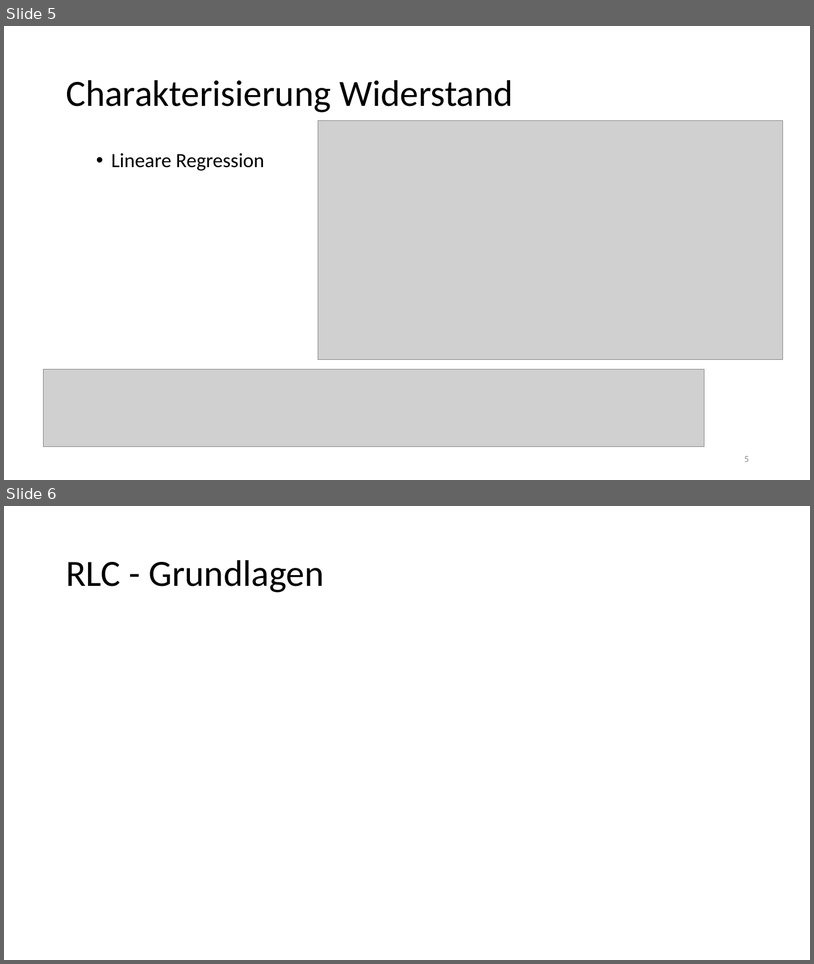
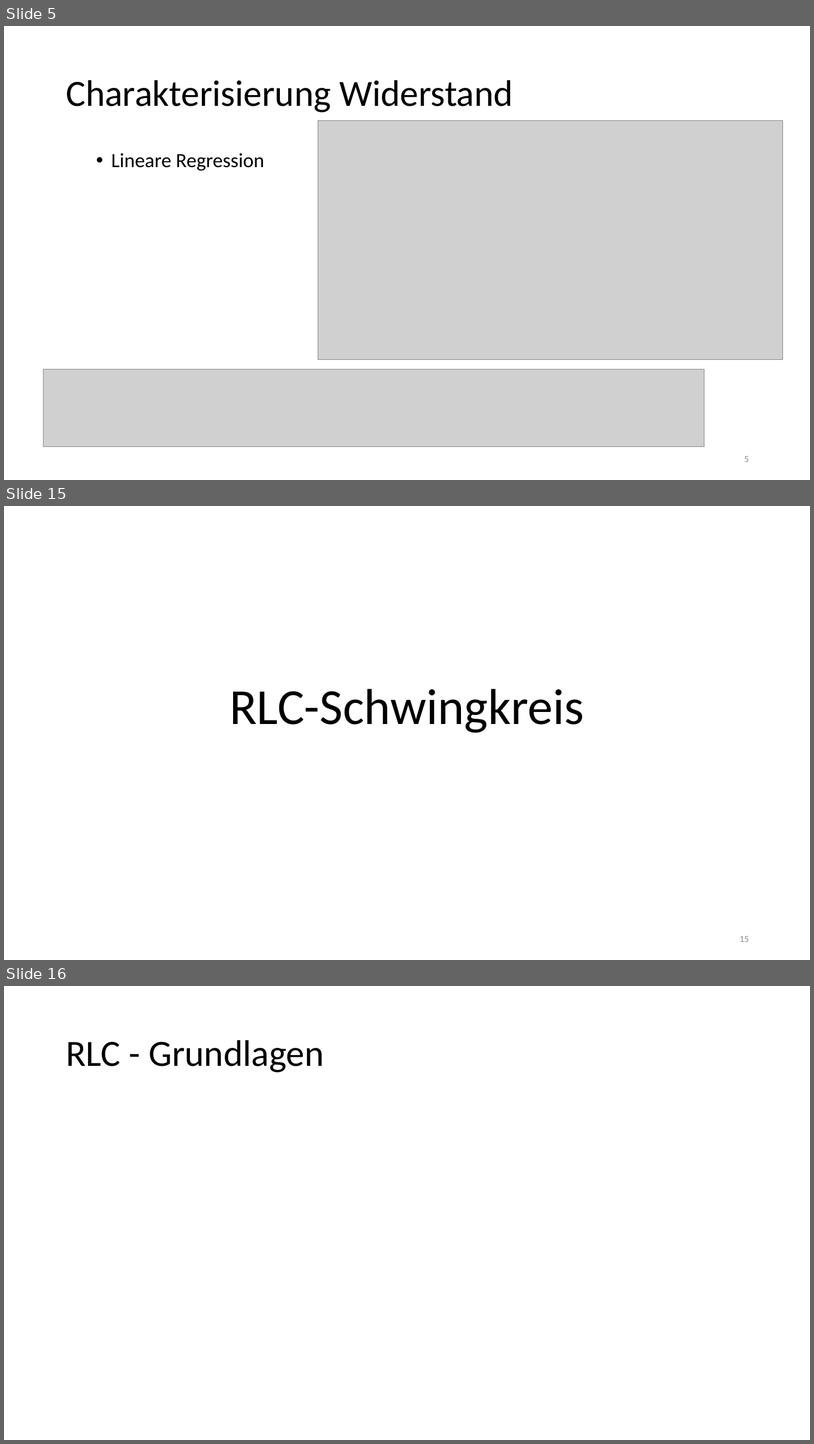
Before and after one commit to thewhitecat/grundpraktikum1, a slide deck: Elektronik/Elektronik.pptx. Shown one above the other, each under a label of ours: slides 5 and 6 before the commit, slides 5, 15 and 16 after it; the slides between them are not shown. The pictures are 814x964 and 814x1444 pixels, drawn with LibreOffice and Linux fonts; fonts in the diff are those of the drawing; grey boxes stand for pictures. Boxes give left, top, right and bottom in pixels: in the first picture for what was removed or moved away, otherwise in the second. Text is boxed around its words. In the diff, an @@ line names an element or a change of style, - is before the commit and + after.

```diff
--- a/Elektronik/Elektronik.pptx
+++ b/Elektronik/Elektronik.pptx
@@ slide 15 added at [4,506,810,960], background #FFFFFF @@
@@ title added at [230,688,584,733], 60 pt, text #000000 @@
+RLC-Schwingkreis
@@ page number added at [740,936,750,942], 11 pt, text #8C8C8C @@
+15
@@ what was slide 6 is now slide 16 @@
```
Also in this commit, not shown: 2 slides changed, 14 other slides added.
